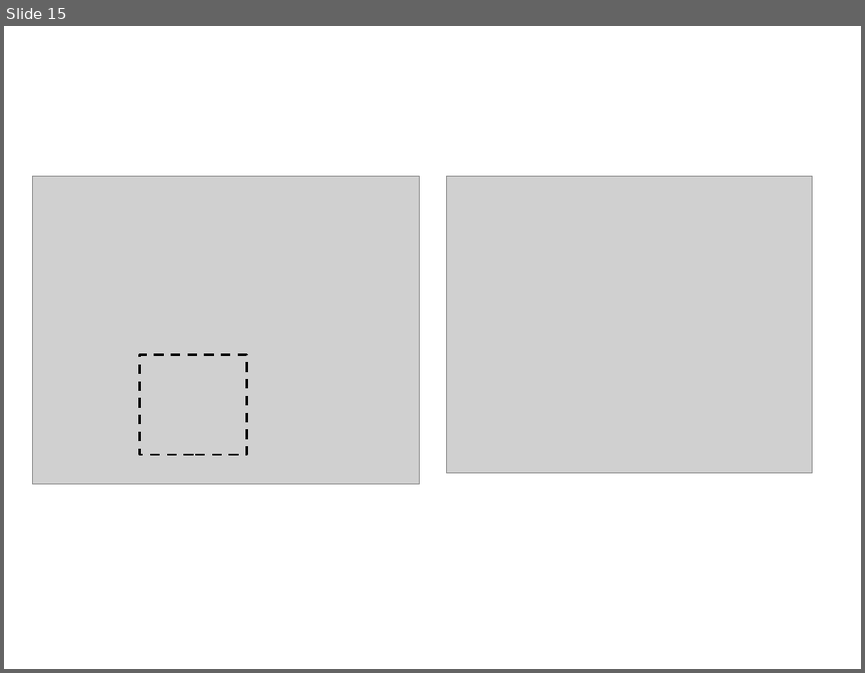
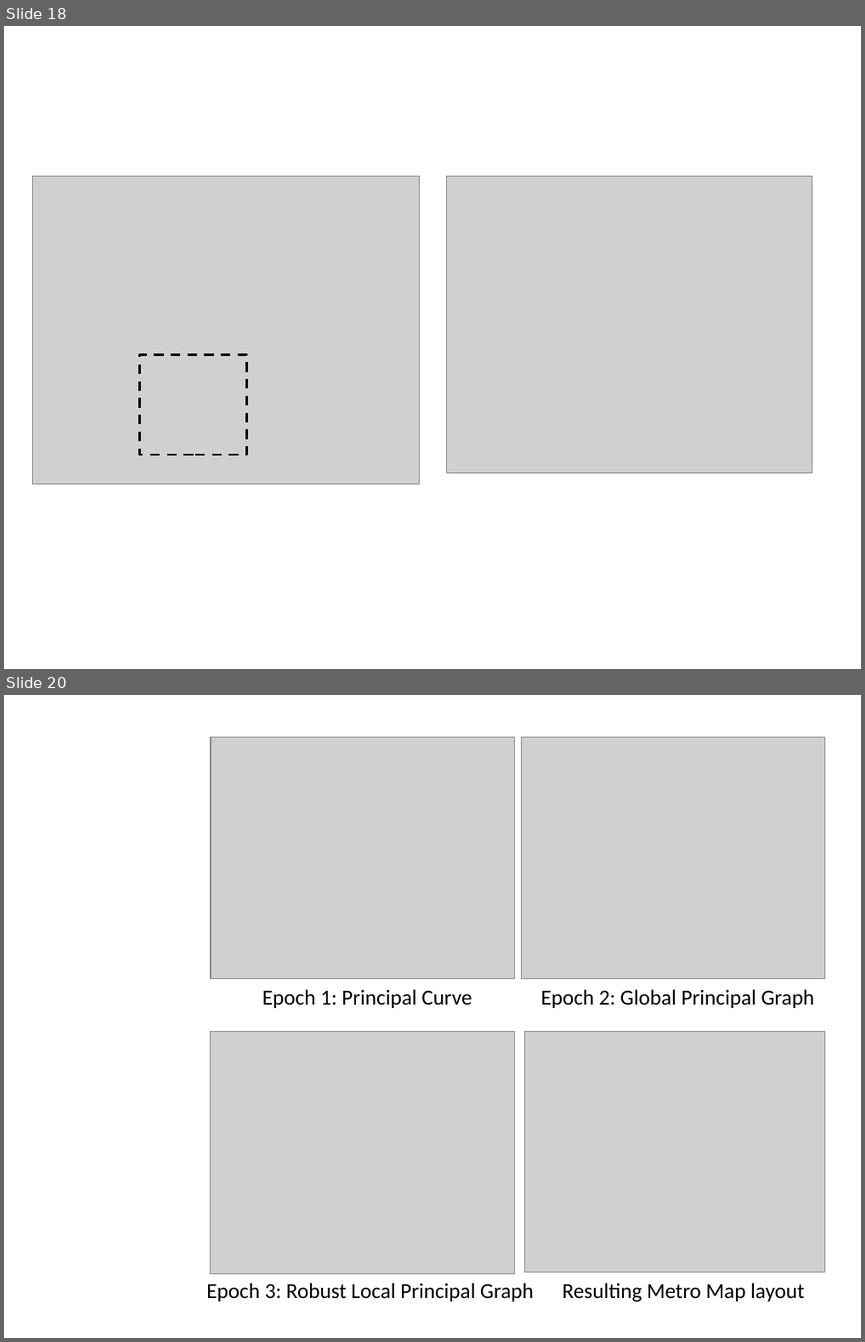
Before and after one commit to auranic/Elastic-principal-graphs, a slide deck: FiguresWiki/Examples.pptx. Shown one above the other, each under a label of ours: slide 15 before the commit, slides 18 and 20 after it; the slides between them are not shown. The pictures are 865x673 and 865x1342 pixels, drawn with LibreOffice and Linux fonts; fonts in the diff are those of the drawing; grey boxes stand for pictures. Boxes give left, top, right and bottom in pixels: in the first picture for what was removed or moved away, otherwise in the second. Text is boxed around its words. In the diff, an @@ line names an element or a change of style, - is before the commit and + after.

```diff
--- a/FiguresWiki/Examples.pptx
+++ b/FiguresWiki/Examples.pptx
@@ slide 20 added at <box>4,695,861,1338</box>, background #FFFFFF @@
@@ picture added at <box>211,737,515,979</box> @@
@@ picture added at <box>522,737,826,979</box> @@
@@ text added at <box>262,989,472,1008</box>, 18 pt, text #000000 @@
+Epoch 1: Principal Curve
@@ text added at <box>541,989,815,1008</box>, 18 pt, text #000000 @@
+Epoch 2: Global Principal Graph
@@ picture added at <box>211,1031,515,1273</box> @@
@@ picture added at <box>524,1031,825,1271</box> @@
@@ text added at <box>206,1282,534,1301</box>, 18 pt, text #000000 @@
+Epoch 3: Robust Local Principal Graph
@@ text added at <box>562,1282,804,1302</box>, 18 pt, text #000000 @@
+Resulting Metro Map layout
@@ what was slide 15 is now slide 18 @@
```
Also in this commit, not shown: 4 other slides added, 10 other files.
